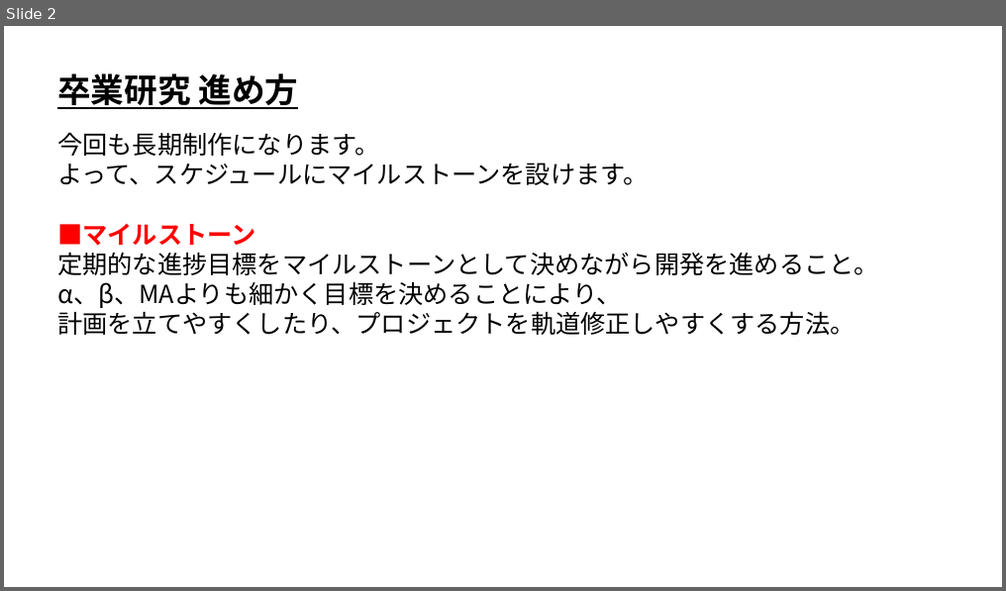
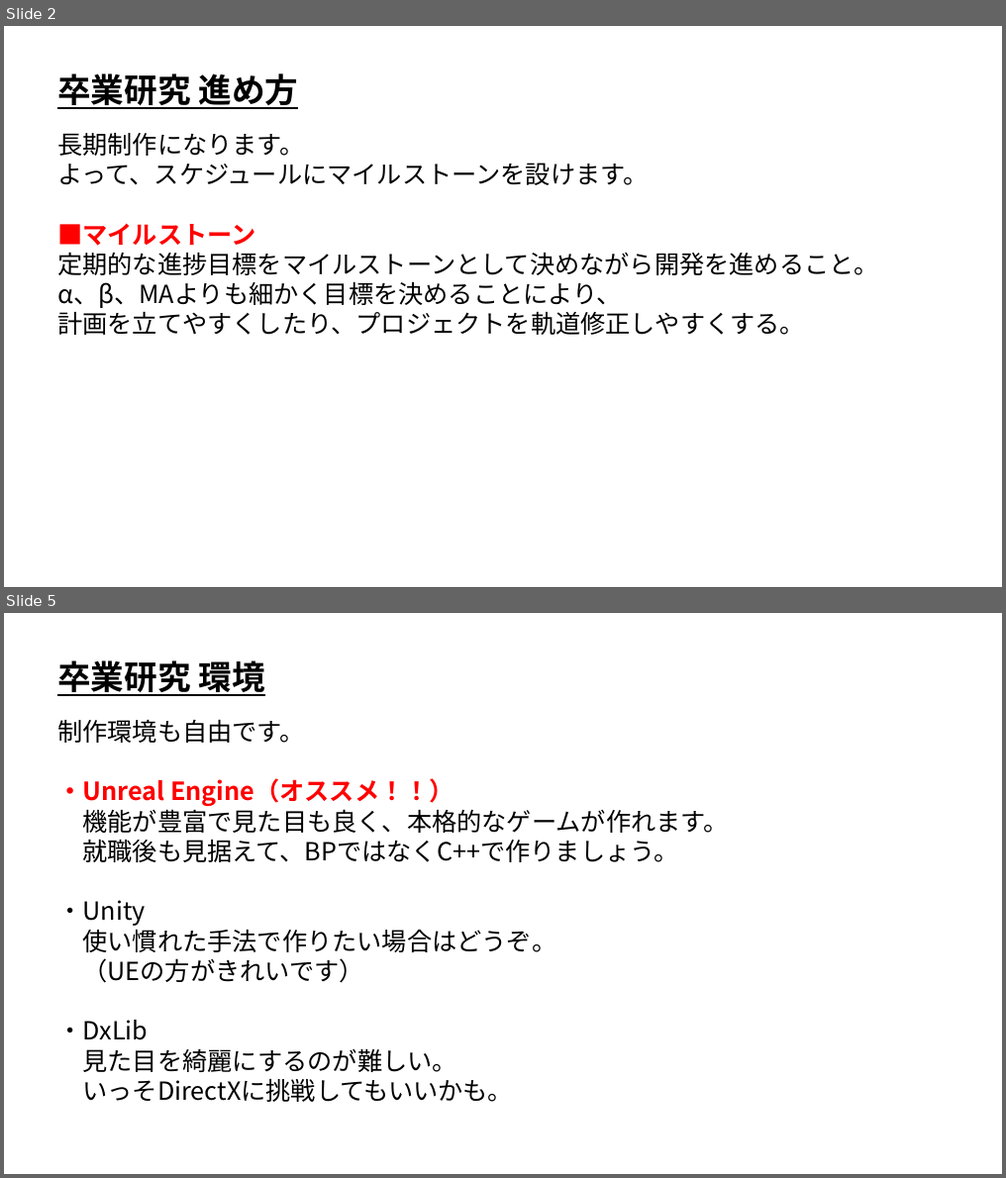
Before and after one commit to ArakiYusuke-Ohara/Textbook, a slide deck: ゲーム科3年/00_前期/プロジェクトワーク/00_卒業研究.pptx. Shown one above the other, each under a label of ours: slide 2 before the commit, slides 2 and 5 after it; the slides between them are not shown. The pictures are 1006x591 and 1006x1178 pixels, drawn with LibreOffice and Linux fonts; fonts in the diff are those of the drawing. Boxes give left, top, right and bottom in pixels: in the first picture for what was removed or moved away, otherwise in the second. Text is boxed around its words. In the diff, an @@ line names an element or a change of style, - is before the commit and + after.

```diff
--- a/ゲーム科3年/00_前期/プロジェクトワーク/00_卒業研究.pptx
+++ b/ゲーム科3年/00_前期/プロジェクトワーク/00_卒業研究.pptx
@@ slide 5 added at (4,613,1002,1174), background #FFFFFF @@
@@ text added at (57,656,264,699), 32 pt, text #000000, bold, underline @@
+卒業研究 環境
@@ text added at (57,719,729,1102), 24 pt, text #000000 @@
+制作環境も自由です。
+・Unreal Engine（オススメ！！）
+機能が豊富で見た目も良く、本格的なゲームが作れます。
+就職後も見据えて、BPではなくC++で作りましょう。
+・Unity
+使い慣れた手法で作りたい場合はどうぞ。
+（UEの方がきれいです）
+・DxLib
+見た目を綺麗にするのが難しい。
+いっそDirectXに挑戦してもいいかも。
@@ slide 2 changed as well @@
@@ text at (57,133,304,156): text changed @@
-今回も長期制作になります。
+長期制作になります。
@@ text at (57,311,805,335): text changed @@
-計画を立てやすくしたり、プロジェクトを軌道修正しやすくする方法。
+計画を立てやすくしたり、プロジェクトを軌道修正しやすくする。
```
Also in this commit, not shown: 1 other slide changed, 2 other slides added.
